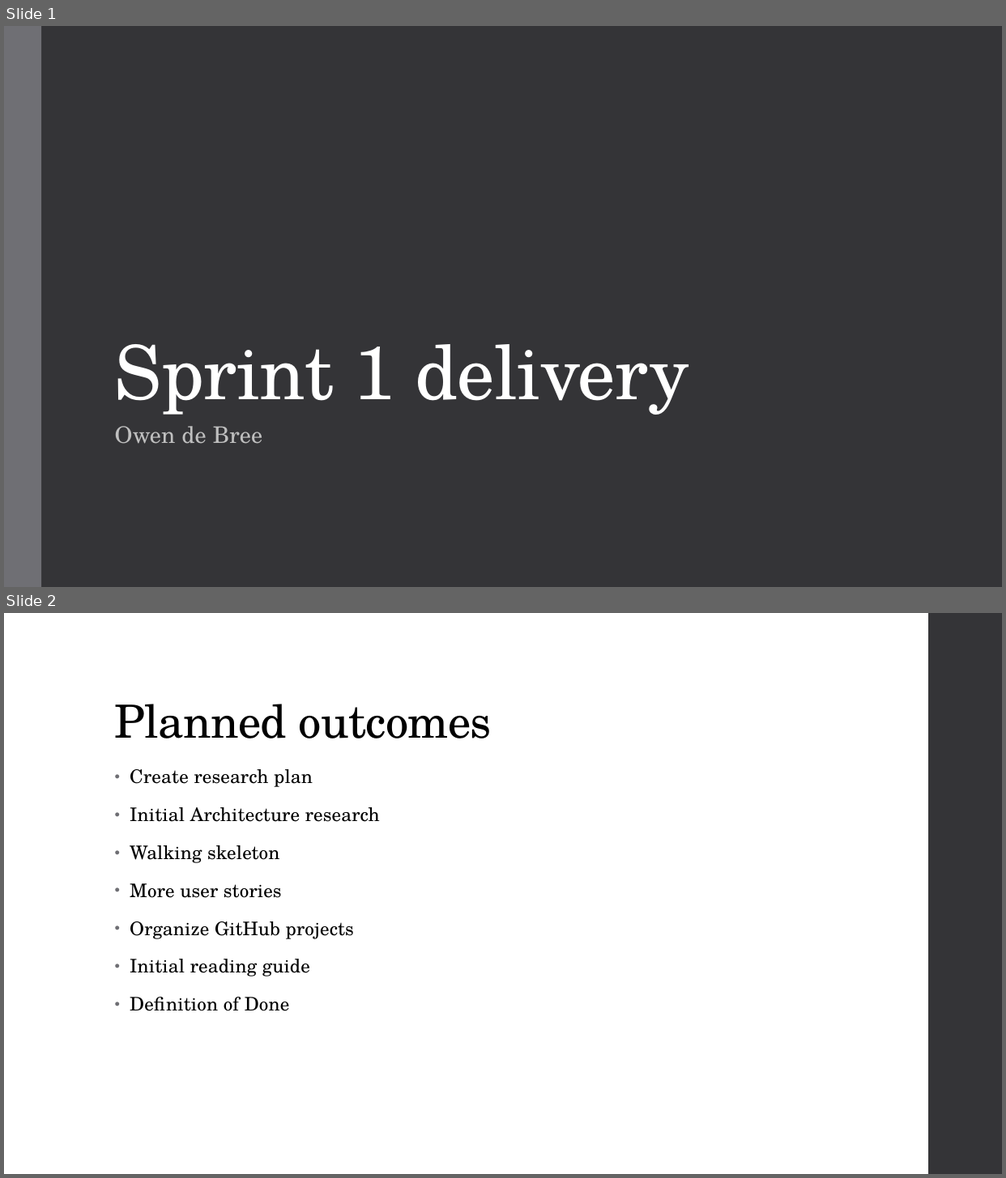
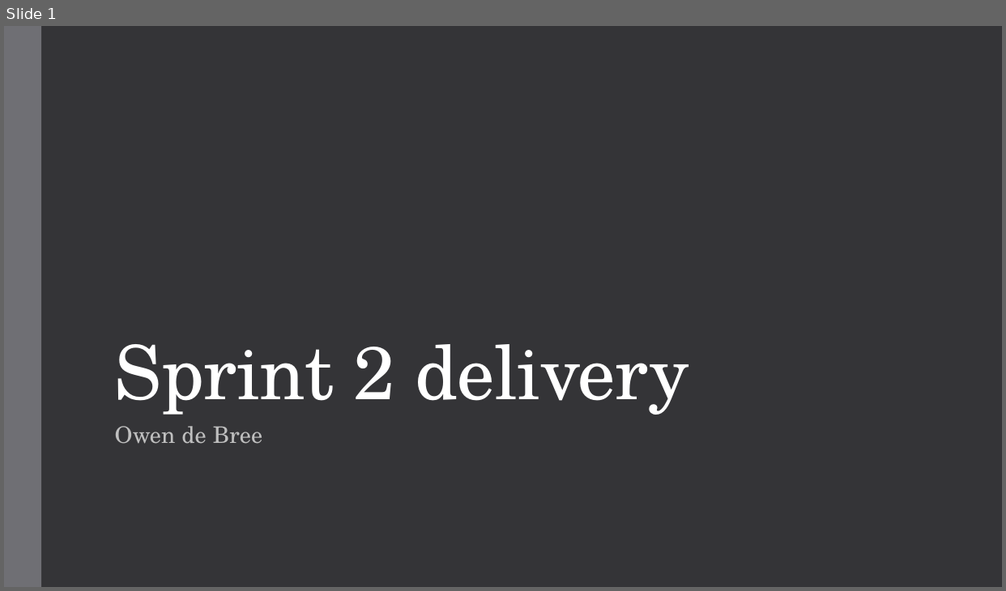
Before and after one commit to FHICT-Owen/ICAP, a slide deck: docs/Sprint_2.pptx. Shown one above the other, each under a label of ours: slides 1 and 2 before the commit, slide 1 after it. The pictures are 1006x1178 and 1006x591 pixels, drawn with LibreOffice and Linux fonts; fonts in the diff are those of the drawing. Boxes give left, top, right and bottom in pixels: in the first picture for what was removed or moved away, otherwise in the second. Text is boxed around its words. In the diff, an @@ line names an element or a change of style, - is before the commit and + after.

```diff
--- a/docs/Sprint_2.pptx
+++ b/docs/Sprint_2.pptx
@@ slide 2 removed at [4, 613, 1002, 1174], background #FFFFFF @@
@@ rectangle removed at [928, 613, 1002, 1174] @@
@@ title removed at [115, 704, 492, 739] @@
-Planned outcomes
@@ text removed at [130, 769, 380, 1012] @@
-• Create research plan
-• Initial Architecture research
-• Walking skeleton
-• More user stories
-• Organize GitHub projects
-• Initial reading guide
-• Definition of Done
@@ slide 1 changed as well @@
@@ title at [115, 344, 689, 415]: text changed @@
-Sprint 1 delivery
+Sprint 2 delivery
```
Also in this commit, not shown: 2 other slides changed, 1 slide added, 1 other file.
